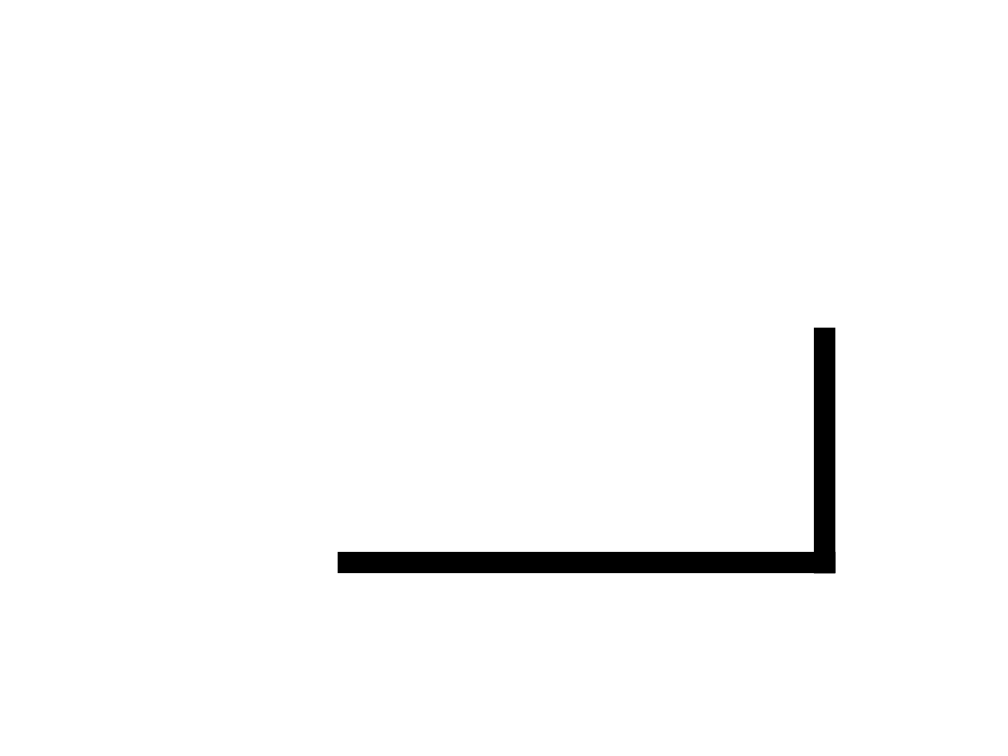
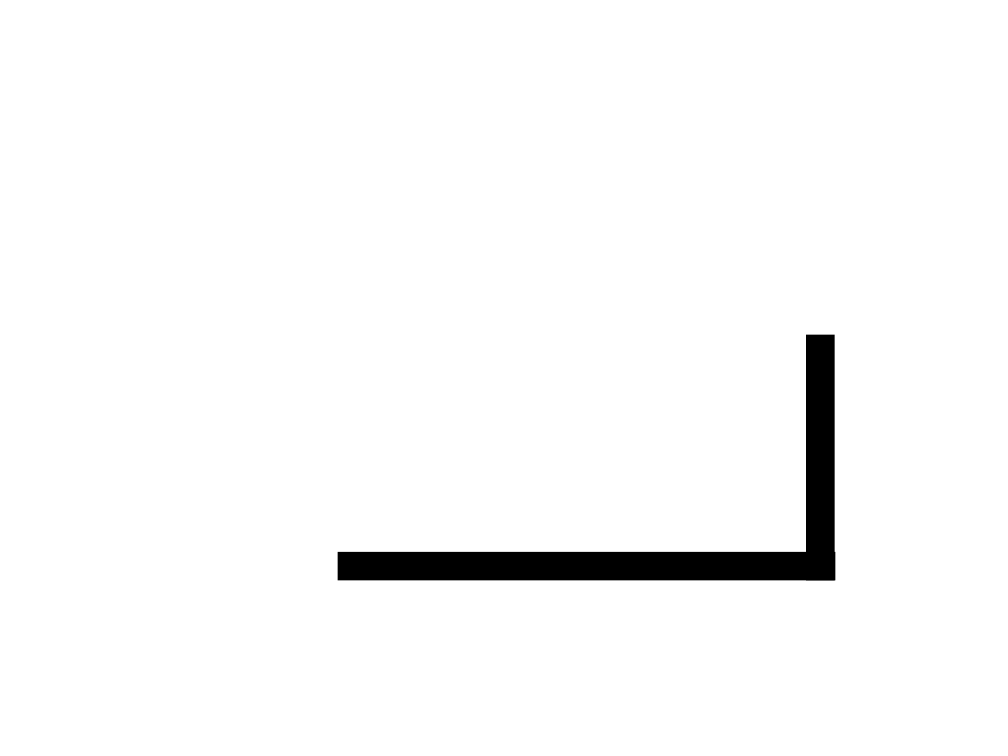
Before and after one commit to maxwoerner/mirror-tracing, a slide deck: slide 2 of trials/trials.pptx. Drawn at 1008x756 pixels with LibreOffice and Linux fonts; fonts in the diff are those of the drawing. Boxes give left, top, right and bottom in pixels: in the first picture for what was removed or moved away, otherwise in the second. Text is boxed around its words. In the diff, an @@ line names an element or a change of style, - is before the commit and + after.

```diff
--- a/trials/trials.pptx
+++ b/trials/trials.pptx
@@ rectangle: place and size @@
-rectangle at [813, 327, 835, 572]
+rectangle at [804, 334, 833, 579]
@@ rectangle: place and size @@
-rectangle at [337, 551, 834, 573]
+rectangle at [337, 551, 834, 580]
```
Also in this commit, not shown: 2 other slides changed, 3 other files.
